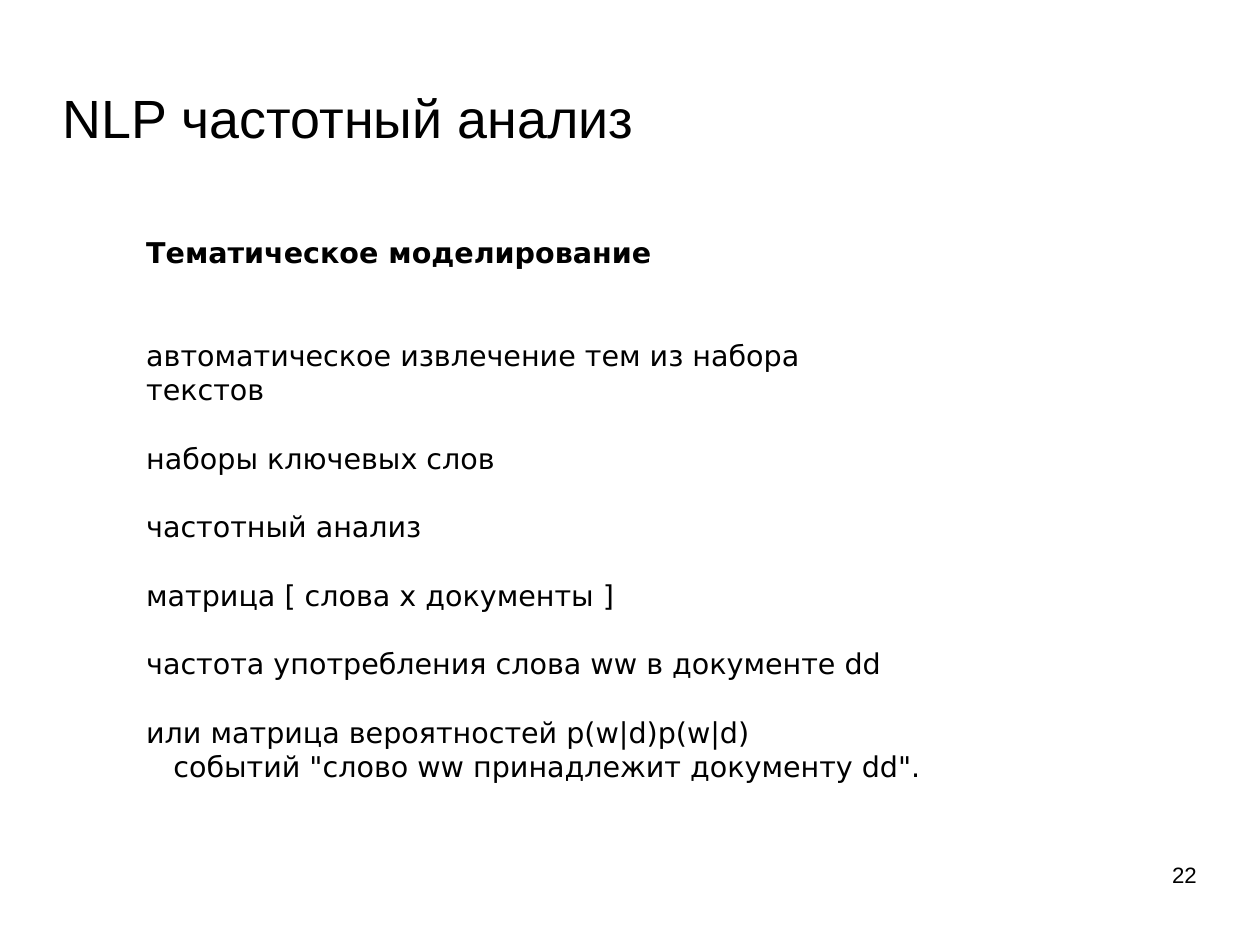
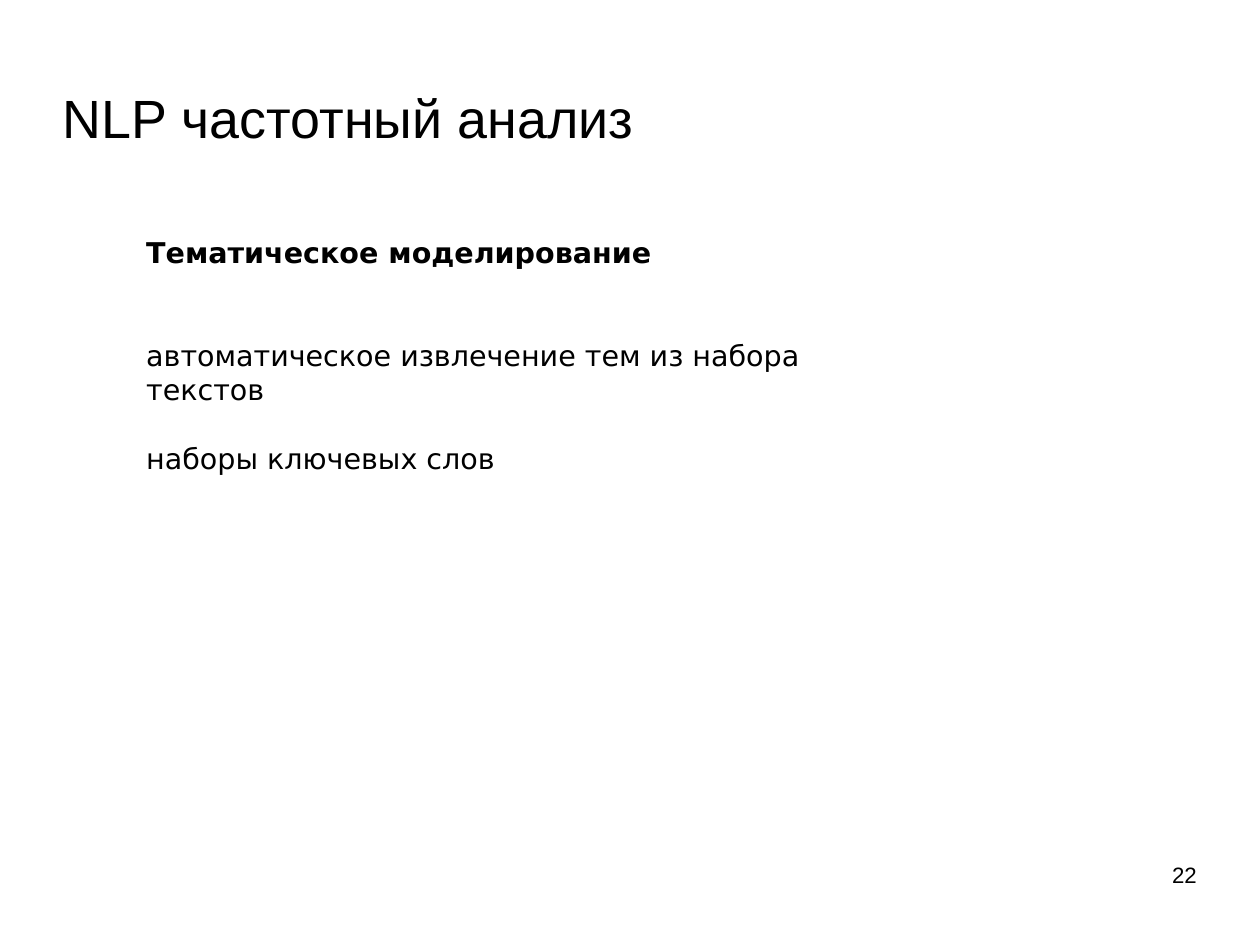
Before and after one commit to mechanoid5/ml_lectorium_legacy, a slide deck: slide 22 of 16-text-tfidf.odp. Drawn at 1260x945 pixels with LibreOffice and Linux fonts; fonts in the diff are those of the drawing; background and template pictures are left out. Boxes give left, top, right and bottom in pixels: in the first picture for what was removed or moved away, otherwise in the second. Text is boxed around its words. In the diff, an @@ line names an element or a change of style, - is before the commit and + after.

```diff
--- a/16-text-tfidf.odp
+++ b/16-text-tfidf.odp
@@ text at [146,515,920,783]: paragraphs removed @@
-частотный анализ
-матрица [ слова x документы ]
-частота употребления слова ww в документе dd
-или матрица вероятностей p(w|d)p(w|d)
-событий "слово ww принадлежит документу dd".
```
Also in this commit, not shown: 3 other slides changed, 1 slide added, 2 other files.
